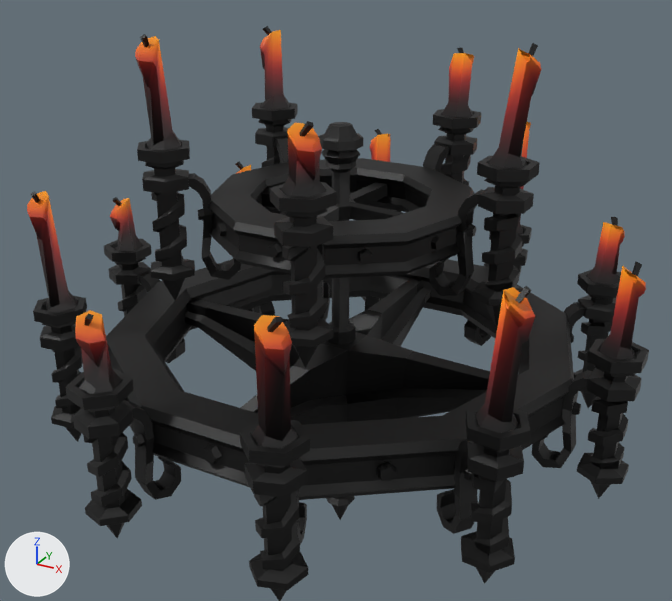
What one commit did to the glTF model public/siege/scifi/dark_SM_Prop_Chandelier_01.gltf.
Both versions are drawn from a 50 mm camera at (1.54, -2.83, 0.74) aimed at (-0.01, -0.01, -0.67). Lighting does not change. The marker at lower left points along +X, +Y and +Z. The older version comes first. Where no turn or scale is listed for an object, it has been applied to the vertices.

Names of what the first picture shows: 'SM_Prop_Chandelier_01'.
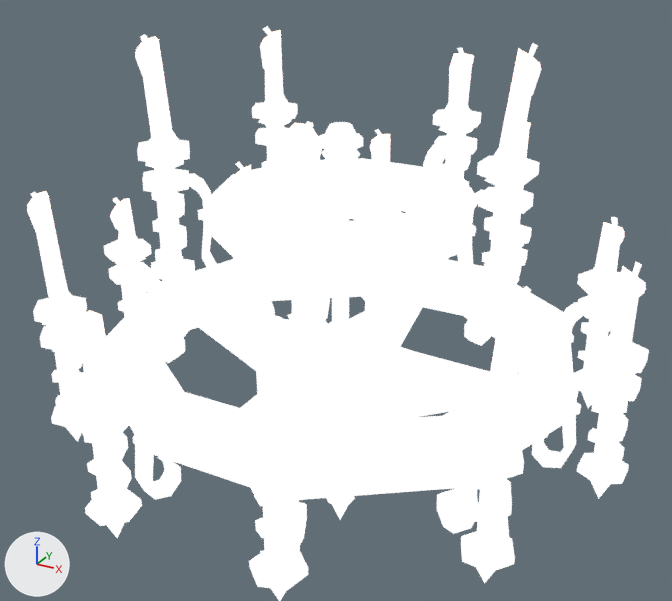
Boxes [x1, y1, x2, y2] around the edits, measured in the pictures (672 x 601 px):
'SM_Prop_Chandelier_01', surface changed (black to white): [27, 26, 649, 601] in both

The change in detail:
In material 'Gothic' (mat_gothic), emission_strength is now set to 1.0.
